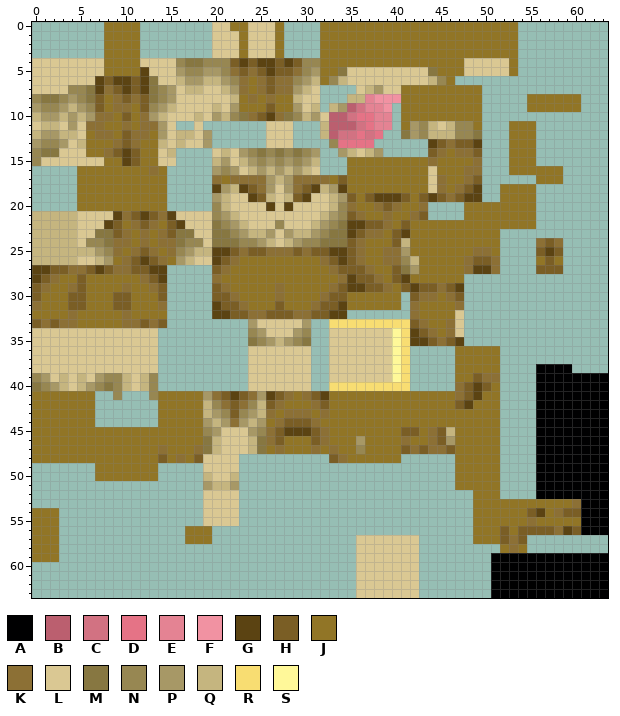
Pixel-art sprite -- assets/omni_extras/textures/models/aliens/alien_110/opticoid_skin_prototype.png. The first picture shows the starting point.
The file is 64x64 pixels.
Palette (. is transparent): A #000001  B #bb5f6f  C #d27282  D #e57386  E #e48393  F #f192a2  G #5b4312  H #7a5e25  J #917526  K #8c7035  L #dac893  M #877741  N #978752  P #a79866  Q #c5b57f  R #f8dd72  S #fff899
Pixels before (only the part around the change), first column x 0:
 0 ........JJJJ........L
 1 ........JJJJ........L
 2 ........JJJJ........L
 3 ........JJJJ........L
 4 LLLLLLLLJJJJLLLLNMMNN
 5 LLLLLLLLJJJJGLLLPNNPP
 6 LLLLLLLGHGGHGMLLQPPQQ
 7 LLLLNNMGKHGHGMNPLQQLL
 8 NMMNPNMHJKHKHMNPLLLLL
 9 PNNPQPNHJKKJHNPQLLLLQ
10 QPPQPQPKKJHJKPQLLLQLP
11 LQQLPLKKJJKJKKPL..L..
12 QPPQQLJKKJHKKJPLQQLP.
13 PNNPLQJJJKHKJJQLQLLP.
14 NMMLLLJJKHGHJJLQ....L
15 NLLLLLLLJJGHJJLL....Q
16 .....JJJJJJJJKJ.....P
17 .....JJJJJJJJJJ.....K
18 .....JJJJJJJJJJ.....G
19 .....JJJJJJJJJJ.....P
20 .....JJJJJJJJJJ.....N
21 QQQQQLLLLGKHGHKGLLLLN
22 QQQQQLLLGHJKHKJHGLLLM
23 QQQQQLLMMHKJKJKHMMLLM
24 QQQQQLNNMKKJKJKKMNNLM
25 QQQQQQQPNKJKHKJKNPQQG
26 QQQQQLLQPJKHGHKJPQLLG
27 GGHHKKHGHKKHHGG.....H
28 GHKJJHJJJJJJKHG.....K
29 HKJJKHJJJJKJJKH.....H
30 HJJJHHJJJHHJJJH.....H
31 KJJJHHJJJHHJJJK.....G
32 JJJJKJJJJJKJJJJ.....G
The same view after the edit:
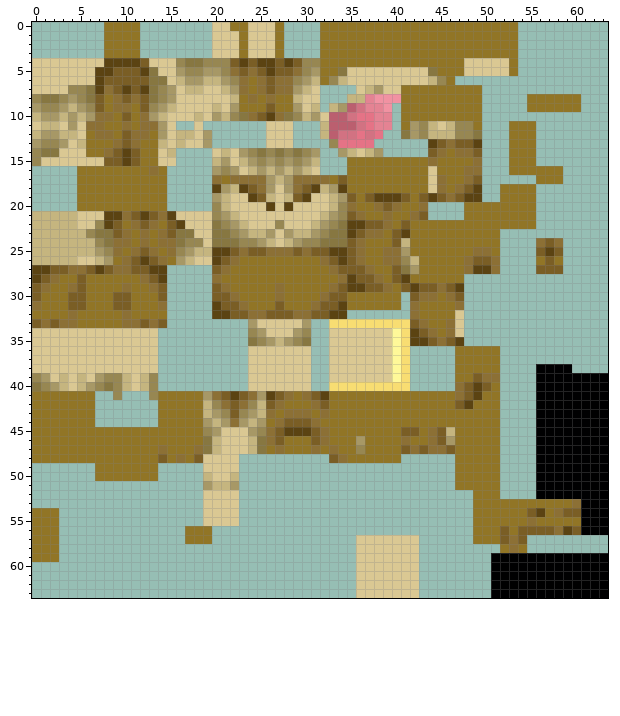
The exact change:
Changed rows in their new state; - is an unchanged pixel.
first column x 7:
 4 -GGGGH--
 5 GGHHH-M-
 6 --HH-H-M
first column x 8:
15 HH
first column x 5:
21 ---G
22 --N-
23 QN--
24 QQ--
